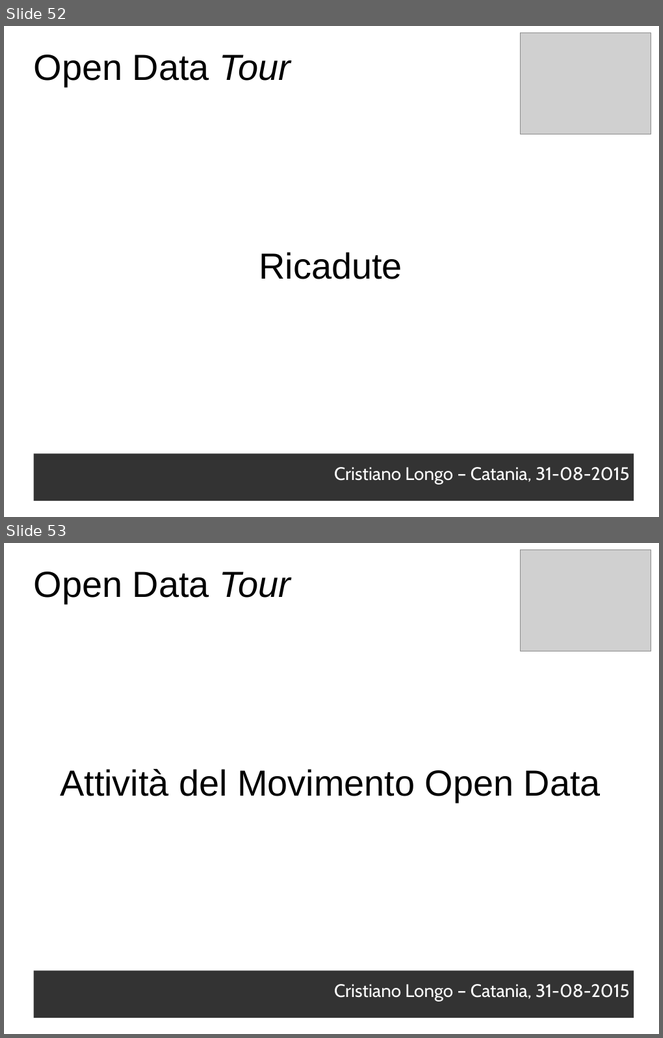
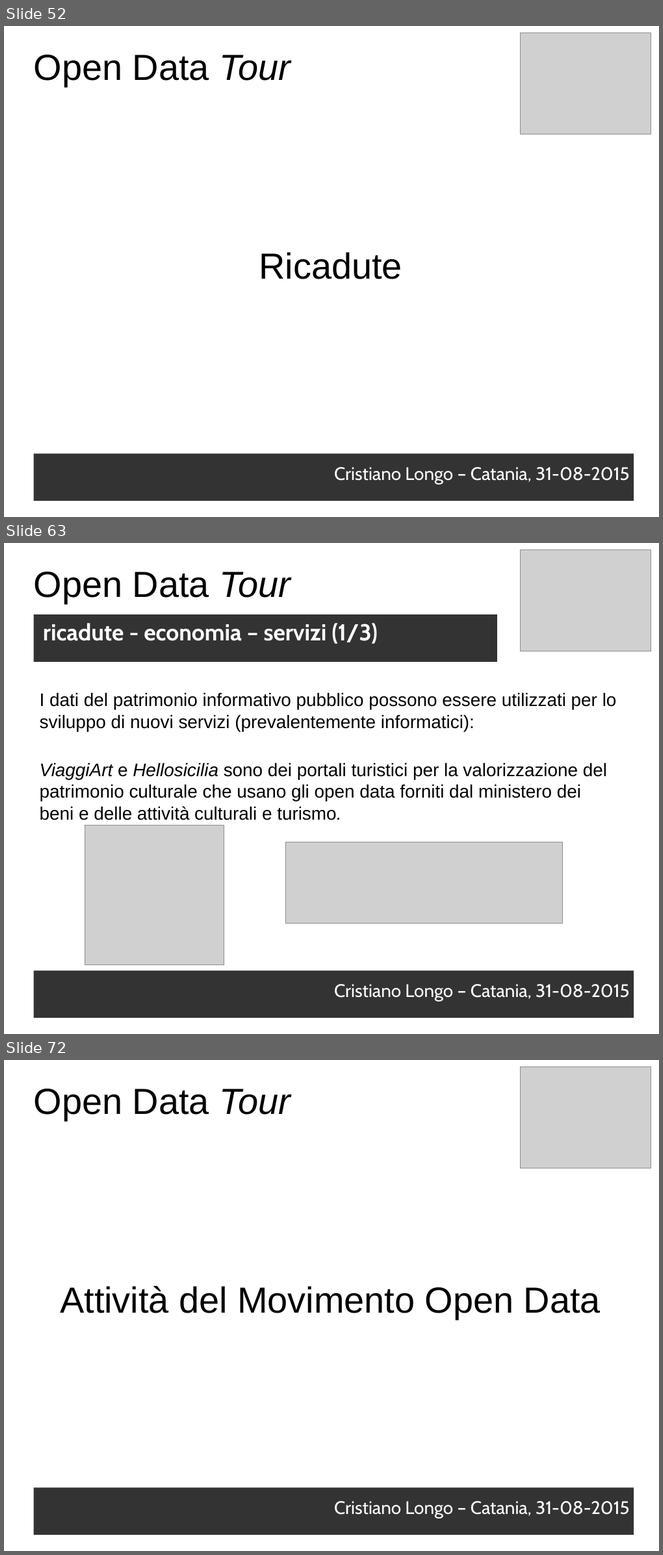
Before and after one commit to opendatahacklab/opendatatour, a slide deck: slides/31082015.odp. Shown one above the other, each under a label of ours: slides 52 and 53 before the commit, slides 52, 63 and 72 after it; the slides between them are not shown. The pictures are 663x1038 and 663x1555 pixels, drawn with LibreOffice and Linux fonts; fonts in the diff are those of the drawing; grey boxes stand for pictures. Boxes give left, top, right and bottom in pixels: in the first picture for what was removed or moved away, otherwise in the second. Text is boxed around its words. In the diff, an @@ line names an element or a change of style, - is before the commit and + after.

Commit message:
odt cope: ricadute

```diff
--- a/slides/31082015.odp
+++ b/slides/31082015.odp
@@ slide 63 added at (x1=4, y1=543, x2=659, y2=1034), background #FFFFFF @@
@@ picture added at (x1=521, y1=550, x2=651, y2=651) @@
@@ text added at (x1=34, y1=572, x2=291, y2=603), 44 pt, text #000000 @@
+Open Data Tour
@@ text added at (x1=34, y1=615, x2=497, y2=662), fill #333333, 28 pt, text #FFFFFF, bold @@
+ricadute - economia – servizi (1/3)
@@ text added at (x1=40, y1=693, x2=617, y2=731), 22 pt, text #000000 @@
+I dati del patrimonio informativo pubblico possono essere utilizzati per lo sviluppo di nuovi servizi (prevalentemente informatici):
@@ text added at (x1=40, y1=763, x2=607, y2=821), 22 pt, text #000000 @@
+ViaggiArt e Hellosicilia sono dei portali turistici per la valorizzazione del patrimonio culturale che usano gli open data forniti dal ministero dei beni e delle attività culturali e turismo.
@@ picture added at (x1=85, y1=826, x2=224, y2=965) @@
@@ picture added at (x1=286, y1=842, x2=563, y2=923) @@
@@ text added at (x1=34, y1=971, x2=634, y2=1018), fill #333333, 22 pt, text #FFFFFF @@
+Cristiano Longo – Catania, 31-08-2015
@@ what was slide 53 is now slide 72 @@
```
Also in this commit, not shown: 18 other slides added.
